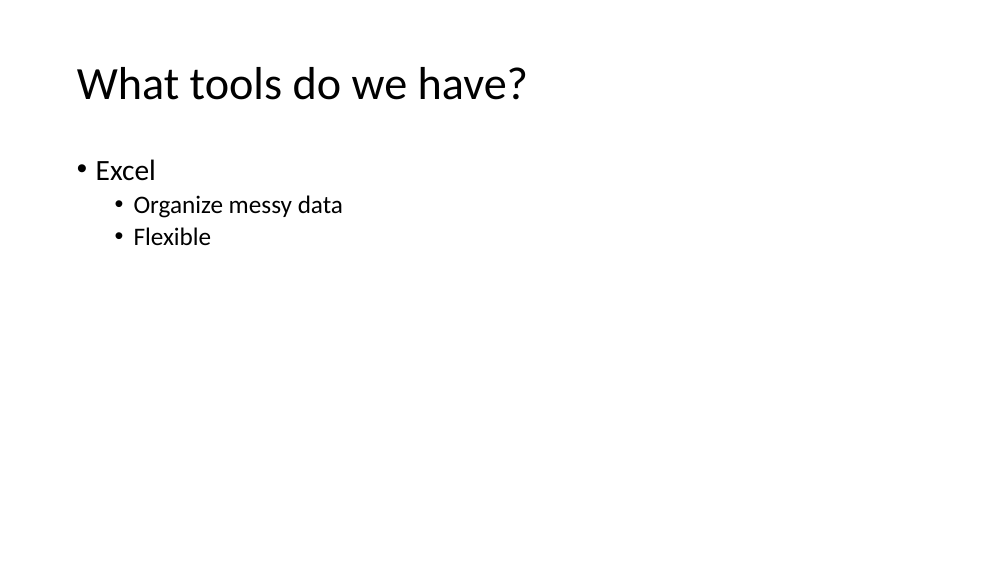
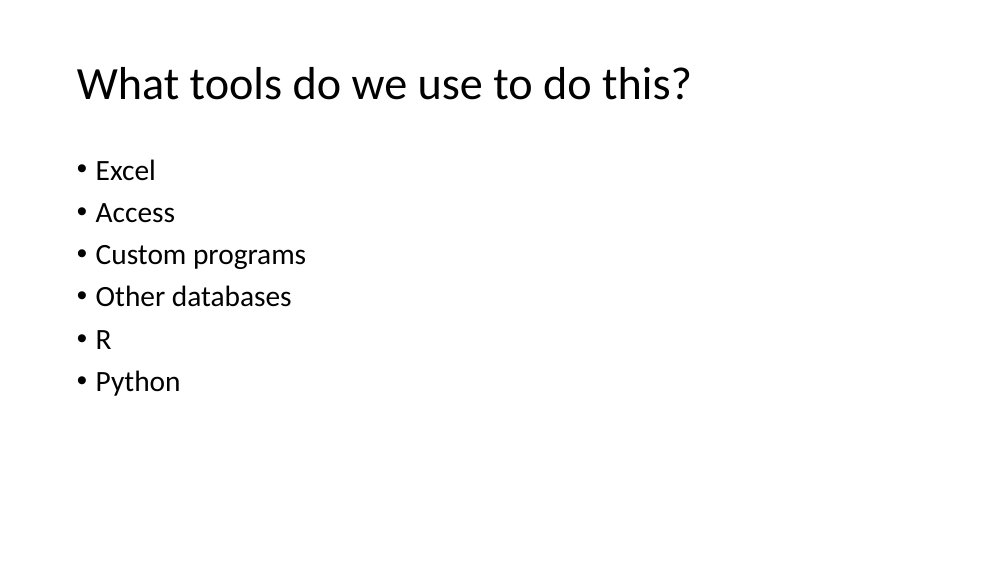
Before and after one commit to LimnoTech/Python-Data-Analysis-Course, a slide deck: slide 32 of Day1/IntroToPython/IntroToPython.pptx (slide 33 before the commit). Drawn at 1008x567 pixels with LibreOffice and Linux fonts; fonts in the diff are those of the drawing. Boxes give left, top, right and bottom in pixels: in the first picture for what was removed or moved away, otherwise in the second. Text is boxed around its words. In the diff, an @@ line names an element or a change of style, - is before the commit and + after.

```diff
--- a/Day1/IntroToPython/IntroToPython.pptx
+++ b/Day1/IntroToPython/IntroToPython.pptx
@@ title at bbox=[77, 67, 692, 100]: text changed @@
-What tools do we have?
+What tools do we use to do this?
@@ text at bbox=[96, 203, 306, 396]: text changed; size 24 to 28 pt @@
-  • Organize messy data
-  • Flexible
+• Access
+• Custom programs
+• Other databases
+• R
+• Python
```
Also in this commit, not shown: 3 other slides changed, 8 slides added, 1 slide removed, 4 other files.
